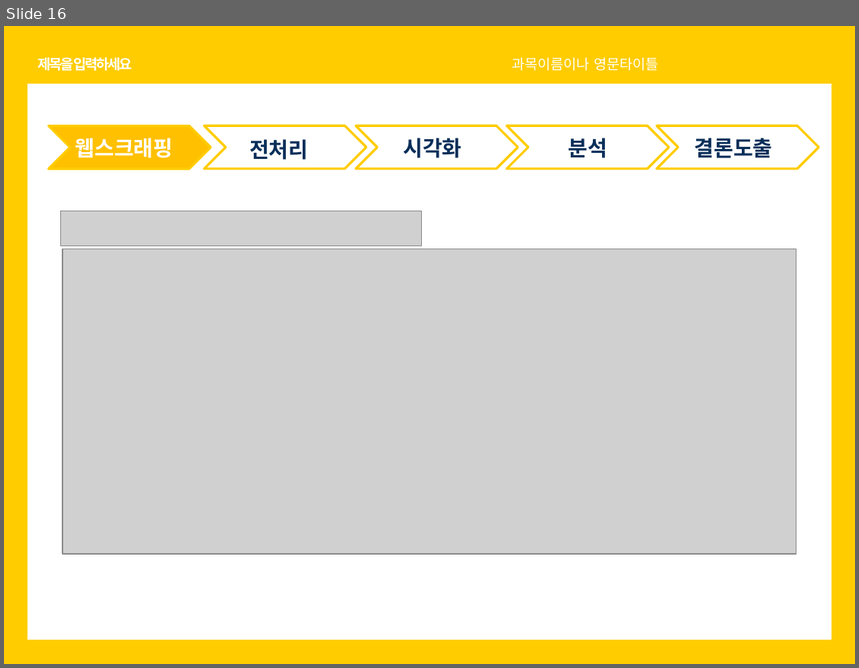
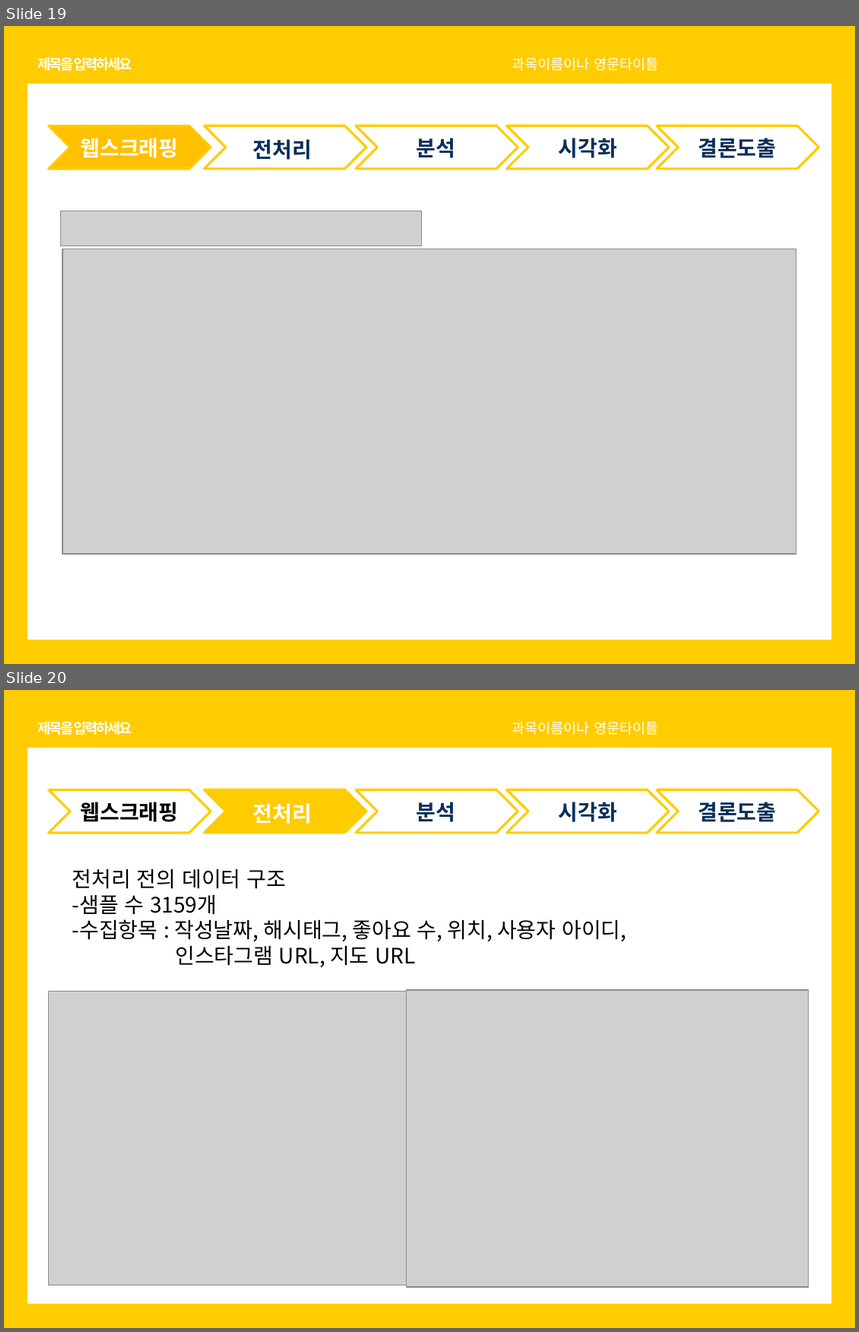
Before and after one commit to soothingni/PROJECT1, a slide deck: 치즈.pptx. Shown one above the other, each under a label of ours: slide 16 before the commit, slides 19 and 20 after it. The pictures are 859x668 and 859x1332 pixels, drawn with LibreOffice and Linux fonts; fonts in the diff are those of the drawing; grey boxes stand for pictures. Boxes give left, top, right and bottom in pixels: in the first picture for what was removed or moved away, otherwise in the second. Text is boxed around its words. In the diff, an @@ line names an element or a change of style, - is before the commit and + after.

Commit message:
분석 전까지

```diff
--- a/치즈.pptx
+++ b/치즈.pptx
@@ slide 20 added at <box>4,690,855,1328</box>, background #FFCC00 @@
@@ text added at <box>37,721,132,735</box>, 12 pt, text #FFFFFF, bold @@
+제목을 입력하세요
@@ text added at <box>512,721,659,735</box>, 12 pt, text #FFFFFF @@
+과목이름이나 영문타이틀
@@ rectangle added at <box>28,748,832,1305</box>, fill #FFFFFF @@
@@ chevron added at <box>48,790,211,833</box>, outline #FFCC00 2 pt @@
@@ text added at <box>81,802,179,822</box>, 18 pt, text #000000, bold @@
+웹스크래핑
@@ chevron added at <box>204,790,367,833</box>, fill #FFCC00, outline #FFCC00 2 pt @@
@@ text added at <box>253,803,312,824</box>, 18 pt, text #FFFFFF, bold @@
+전처리
@@ chevron added at <box>356,790,518,833</box>, outline #FFCC00 2 pt @@
@@ text added at <box>417,802,456,822</box>, 18 pt, text #082E59, bold @@
+분석
@@ chevron added at <box>507,790,670,833</box>, outline #FFCC00 2 pt @@
@@ text added at <box>559,802,617,822</box>, 18 pt, text #082E59, bold @@
+시각화
@@ chevron added at <box>657,790,819,833</box>, outline #FFCC00 2 pt @@
@@ text added at <box>698,802,776,822</box>, 18 pt, text #082E59, bold @@
+결론도출
@@ text added at <box>72,869,626,967</box>, 18 pt, text #000000 @@
+전처리 전의 데이터 구조
+-샘플 수 3159개
+-수집항목 : 작성날짜, 해시태그, 좋아요 수, 위치, 사용자 아이디,
+인스타그램 URL, 지도 URL
@@ picture added at <box>48,991,407,1285</box> @@
@@ picture added at <box>407,990,810,1287</box> @@
@@ what was slide 16 is now slide 19 @@
@@ slide 19 changed as well @@
@@ text "분석": place and size @@
-text "분석" at <box>569,138,608,158</box>
+text "분석" at <box>417,138,456,158</box>
@@ alignment left to centre in 4 elements at <box>81,138,179,158</box>, <box>698,138,776,158</box>, <box>253,139,312,160</box>, <box>559,138,617,158</box> @@
@@ text "시각화": place and size @@
-text "시각화" at <box>403,138,462,158</box>
+text "시각화" at <box>559,138,617,158</box>
```
Also in this commit, not shown: 21 other slides changed, 19 other slides added.
